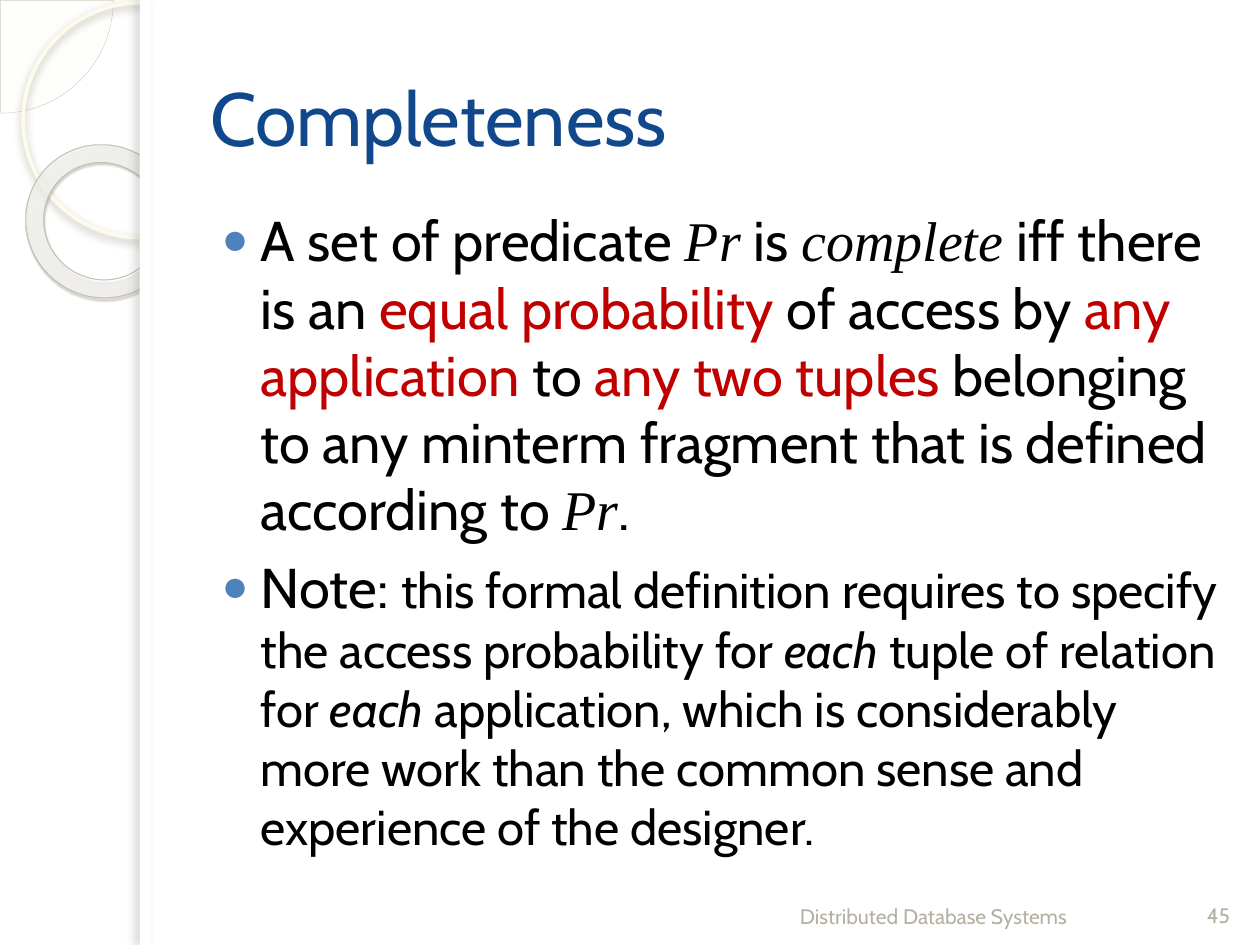
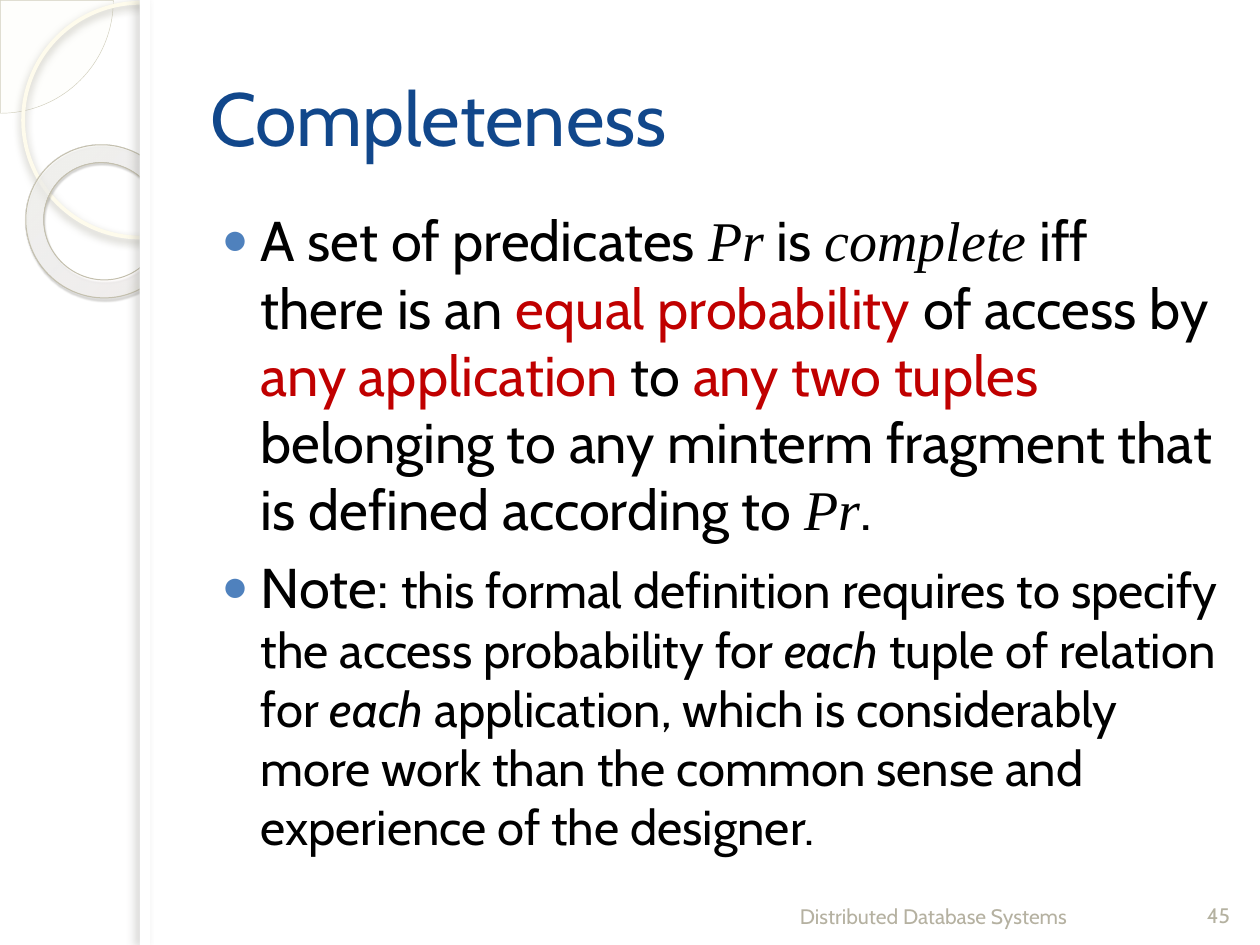
Before and after one commit to fanju1984/ddb, a slide deck: slide 45 of Fall_2020/02-Distributed_Database_Design.pptx. Drawn at 1260x945 pixels with LibreOffice and Linux fonts; fonts in the diff are those of the drawing; background and template pictures are left out. Boxes give left, top, right and bottom in pixels: in the first picture for what was removed or moved away, otherwise in the second. Text is boxed around its words. In the diff, an @@ line names an element or a change of style, - is before the commit and + after.

```diff
--- a/Fall_2020/02-Distributed_Database_Design.pptx
+++ b/Fall_2020/02-Distributed_Database_Design.pptx
@@ text at (261, 219, 1212, 543): text changed @@
-● A set of predicate Pr is complete iff there is an equal probability of access by any application to any two tuples belonging to any minterm fragment that is defined according to Pr.
+● A set of predicates Pr is complete iff there is an equal probability of access by any application to any two tuples belonging to any minterm fragment that is defined according to Pr.
```
Also in this commit, not shown: 3 other slides changed, 1 slide removed, 2 other files.
